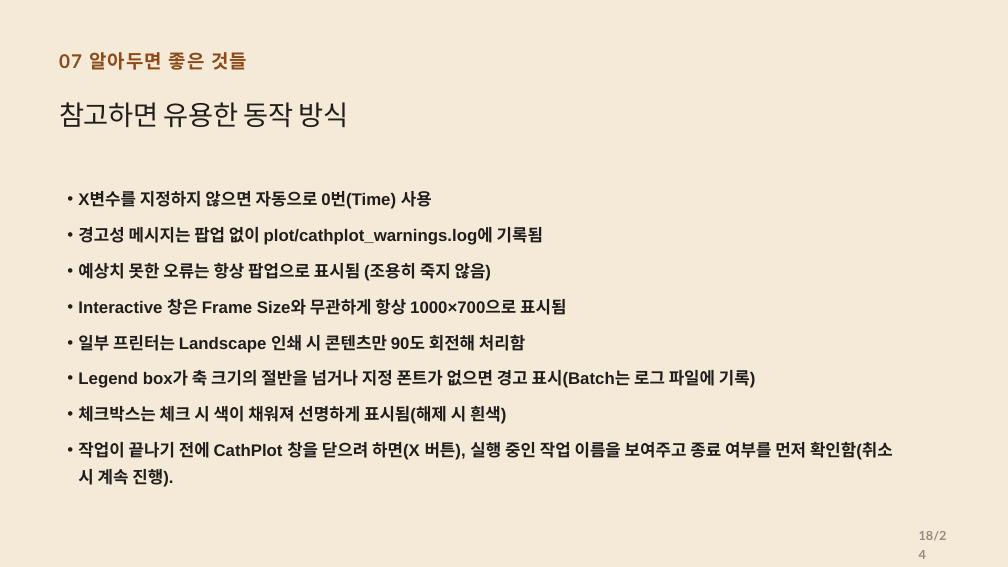
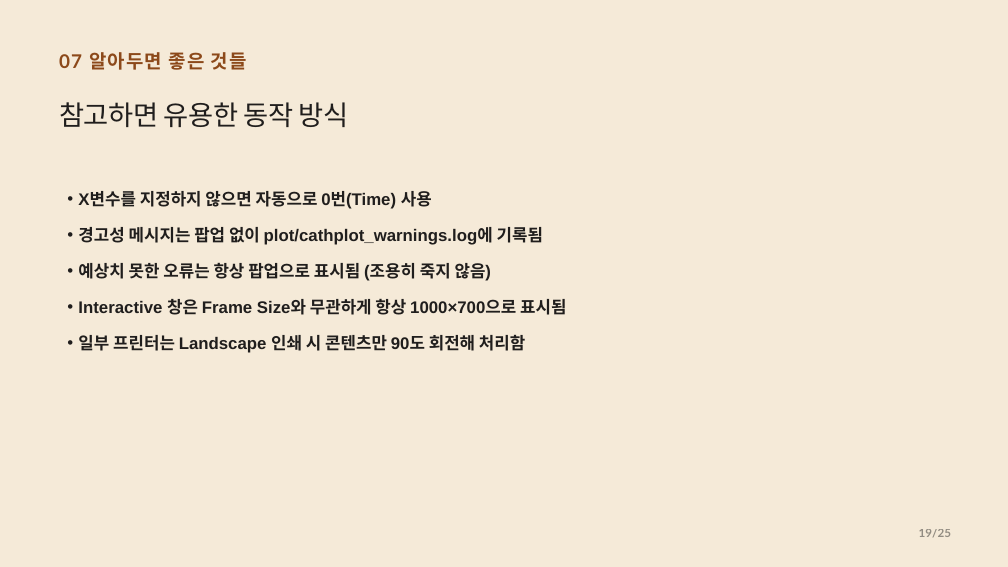
Before and after one commit to CWKIM113/CathPlot_Pub, a slide deck: slide 19 of CathPlot_발표.pptx (slide 18 before the commit). Drawn at 1008x567 pixels with LibreOffice and Linux fonts; fonts in the diff are those of the drawing. Boxes give left, top, right and bottom in pixels: in the first picture for what was removed or moved away, otherwise in the second. Text is boxed around its words. In the diff, an @@ line names an element or a change of style, - is before the commit and + after.

```diff
--- a/CathPlot_발표.pptx
+++ b/CathPlot_발표.pptx
@@ text at (x1=78, y1=370, x2=893, y2=460): paragraphs removed @@
-• Legend box가 축 크기의 절반을 넘거나 지정 폰트가 없으면 경고 표시(Batch는 로그 파일에 기록)
-• 체크박스는 체크 시 색이 채워져 선명하게 표시됨(해제 시 흰색)
-• 작업이 끝나기 전에 CathPlot 창을 닫으려 하면(X 버튼), 실행 중인 작업 이름을 보여주고 종료 여부를 먼저 확인함(취소 시 계속 진행).
@@ text at (x1=919, y1=529, x2=951, y2=537): text changed; size 18 to 16.6 pt @@
-18/24
+19/25
```
Also in this commit, not shown: 23 other slides changed, 1 slide added, 2 other files.
